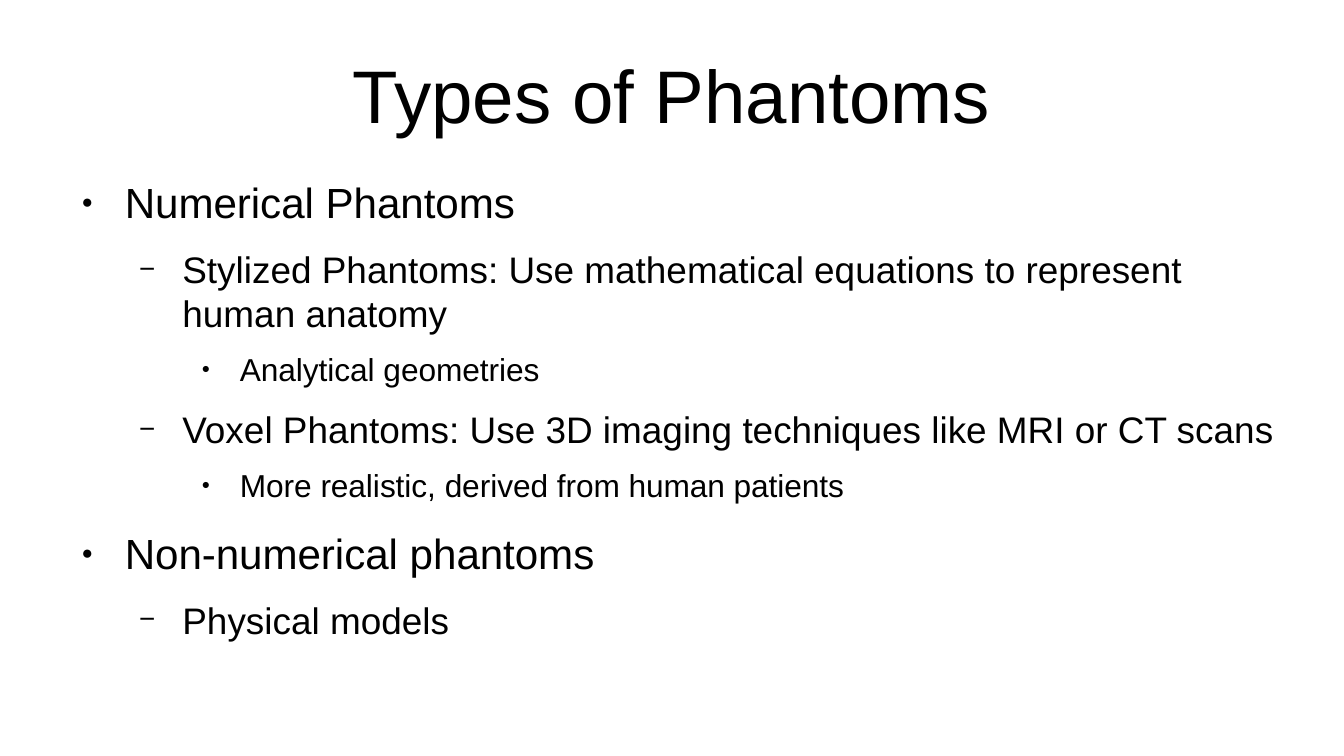
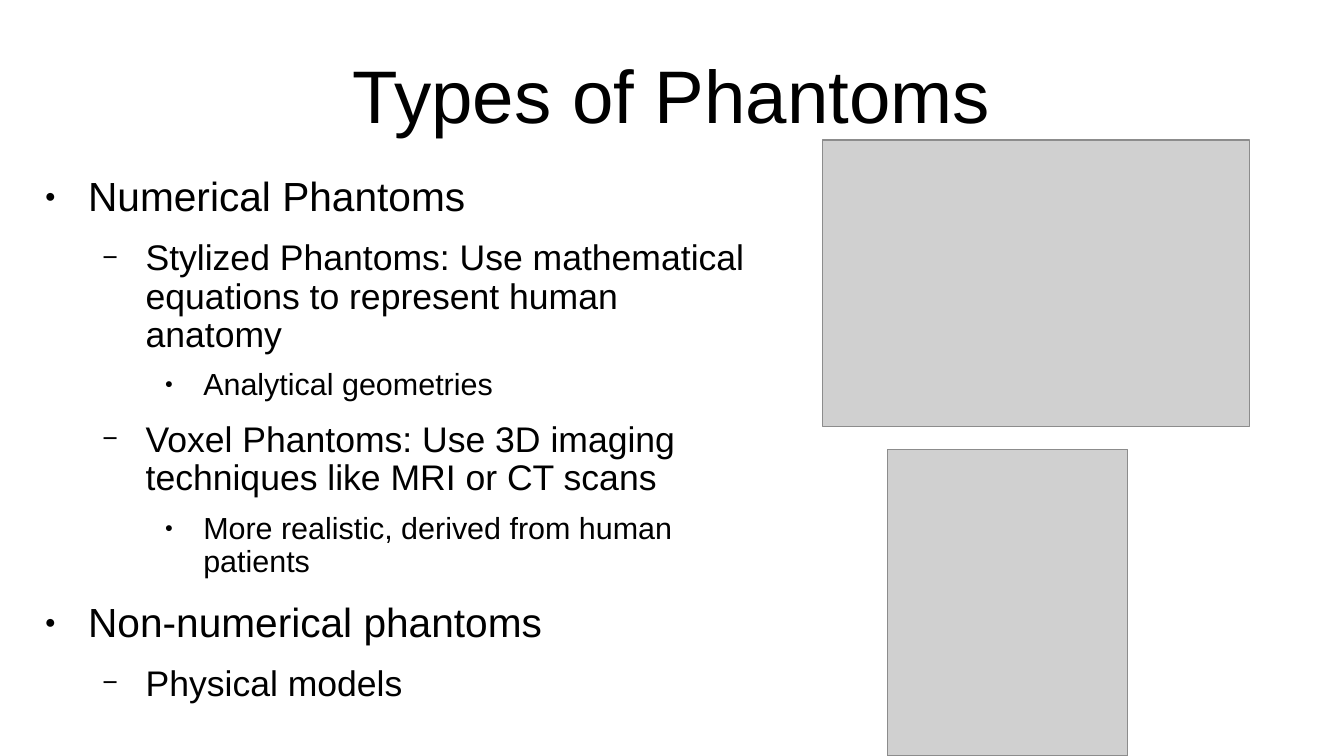
Before and after one commit to jwmathis/SSE591_Project3, a slide deck: slide 4 of Paper Review/Paper Review 2.pptx. Drawn at 1344x756 pixels with LibreOffice and Linux fonts; fonts in the diff are those of the drawing; grey boxes stand for pictures. Boxes give left, top, right and bottom in pixels: in the first picture for what was removed or moved away, otherwise in the second. Text is boxed around its words. In the diff, an @@ line names an element or a change of style, - is before the commit and + after.

```diff
--- a/Paper Review/Paper Review 2.pptx
+++ b/Paper Review/Paper Review 2.pptx
@@ picture added at [823, 140, 1250, 427] @@
@@ text "Numerical Phantoms": place and size @@
-text "Numerical Phantoms" at [125, 187, 1273, 635]
+text "Numerical Phantoms" at [88, 181, 744, 703]
@@ text "Numerical Phantoms" at [88, 181, 744, 703]: size 24.9 to 24 pt in "Numerical Phantoms", "Non-numerical phantoms"; size 21.8 to 21 pt in "Stylized Phantoms: Use mathematical equations to represent ...", "Voxel Phantoms: Use 3D imaging techniques like ...", "Physical models"; size 18.7 to 18 pt in "Analytical geometries", "More realistic, derived from human patients"; line spacing 1 to 0.9 @@
@@ picture added at [888, 450, 1128, 756] @@
```
Also in this commit, not shown: 6 other slides changed, 1 slide added, 3 other files.
